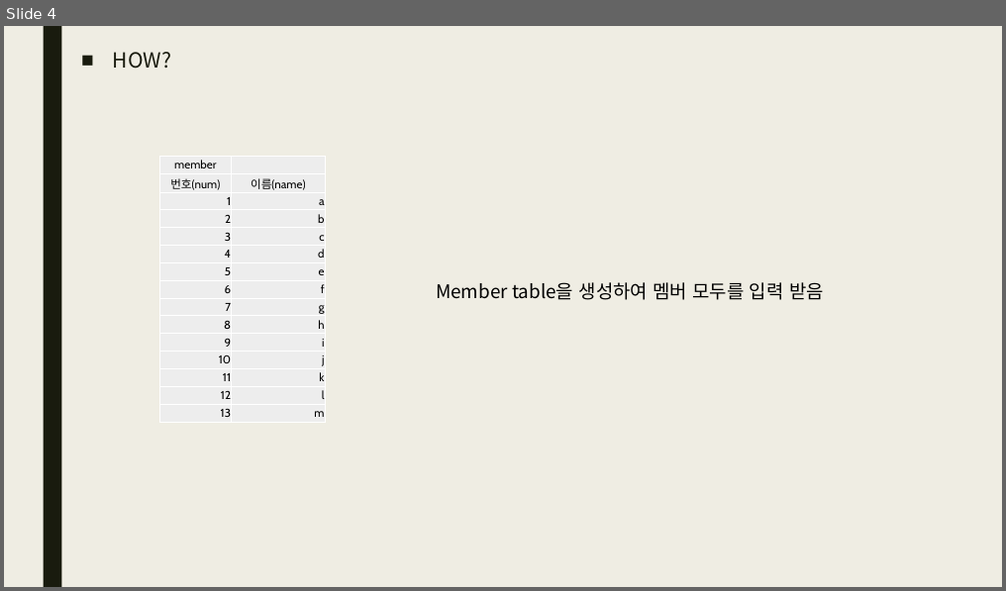
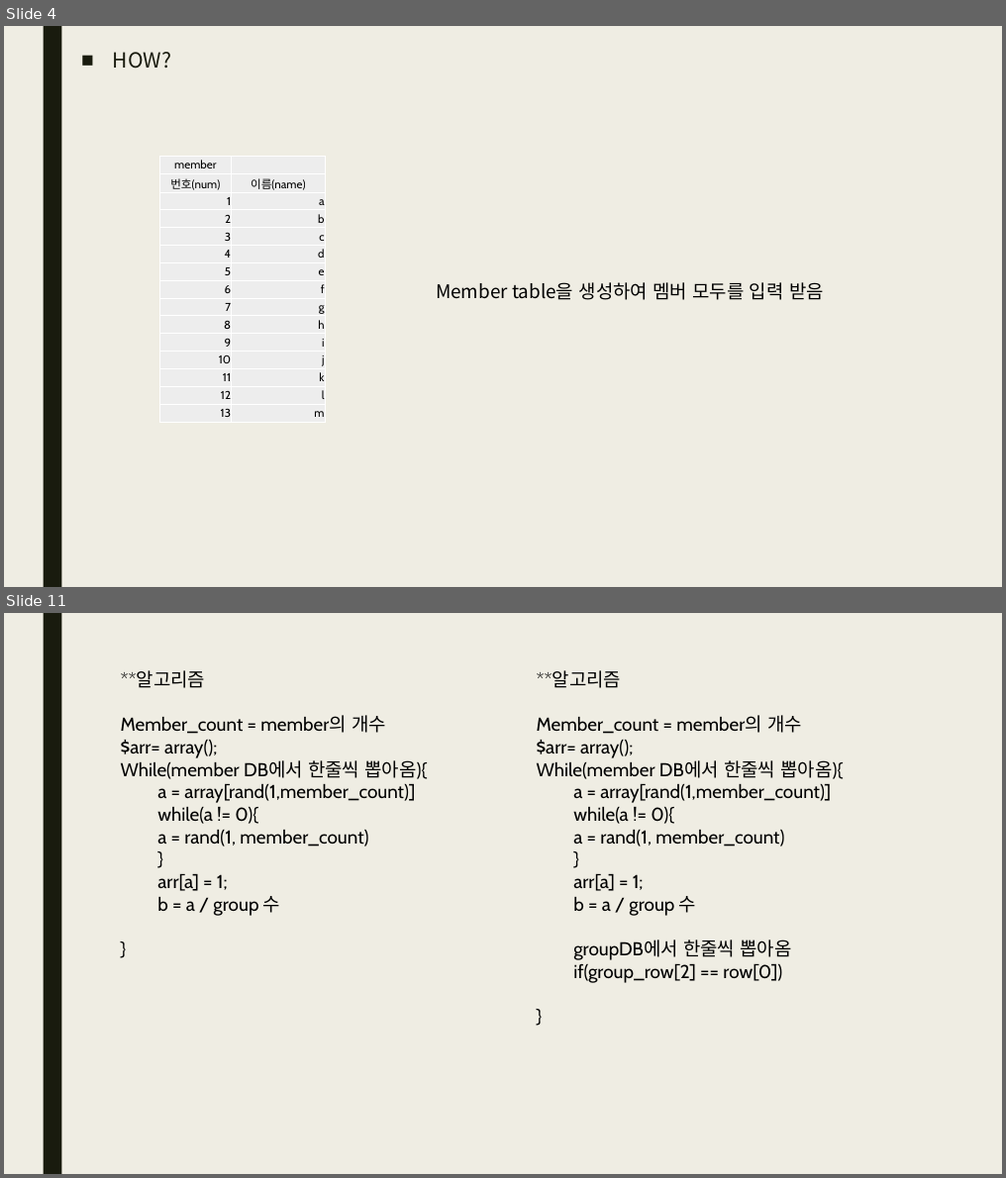
Before and after one commit to qhftkf1/02.S01_GroupMaker, a slide deck: S01_그룹 지정하기.pptx. Shown one above the other, each under a label of ours: slide 4 before the commit, slides 4 and 11 after it; the slides between them are not shown. The pictures are 1006x591 and 1006x1178 pixels, drawn with LibreOffice and Linux fonts; fonts in the diff are those of the drawing. Boxes give left, top, right and bottom in pixels: in the first picture for what was removed or moved away, otherwise in the second. Text is boxed around its words. In the diff, an @@ line names an element or a change of style, - is before the commit and + after.

```diff
--- a/S01_그룹 지정하기.pptx
+++ b/S01_그룹 지정하기.pptx
@@ slide 11 added at (4, 613, 1002, 1174), background #EFEDE3; not listed: 1 template element that a slide beside it also shows @@
@@ text added at (121, 670, 622, 916), 18 pt, text #000000 @@
+**알고리즘
+Member_count = member의 개수
+$arr= array();
+While(member DB에서 한줄씩 뽑아옴){
+a = array[rand(1,member_count)]
+while(a != 0){
+a = rand(1, member_count)
+}
+arr[a] = 1;
+b = a / group 수
+}
@@ text added at (537, 715, 844, 983), 18 pt, text #000000 @@
+**알고리즘
+Member_count = member의 개수
+$arr= array();
+While(member DB에서 한줄씩 뽑아옴){
+a = array[rand(1,member_count)]
+while(a != 0){
+a = rand(1, member_count)
+}
+arr[a] = 1;
+b = a / group 수
+groupDB에서 한줄씩 뽑아옴
+if(group_row[2] == row[0])
+}
```
Also in this commit, not shown: 1 slide changed, 6 other slides added, 8 other files.
